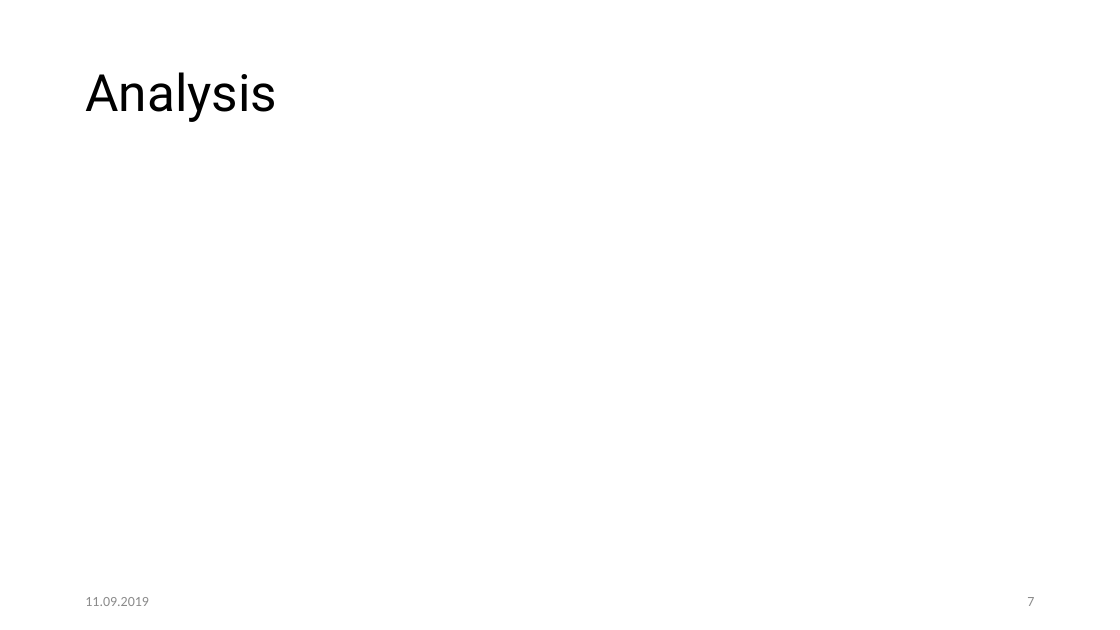
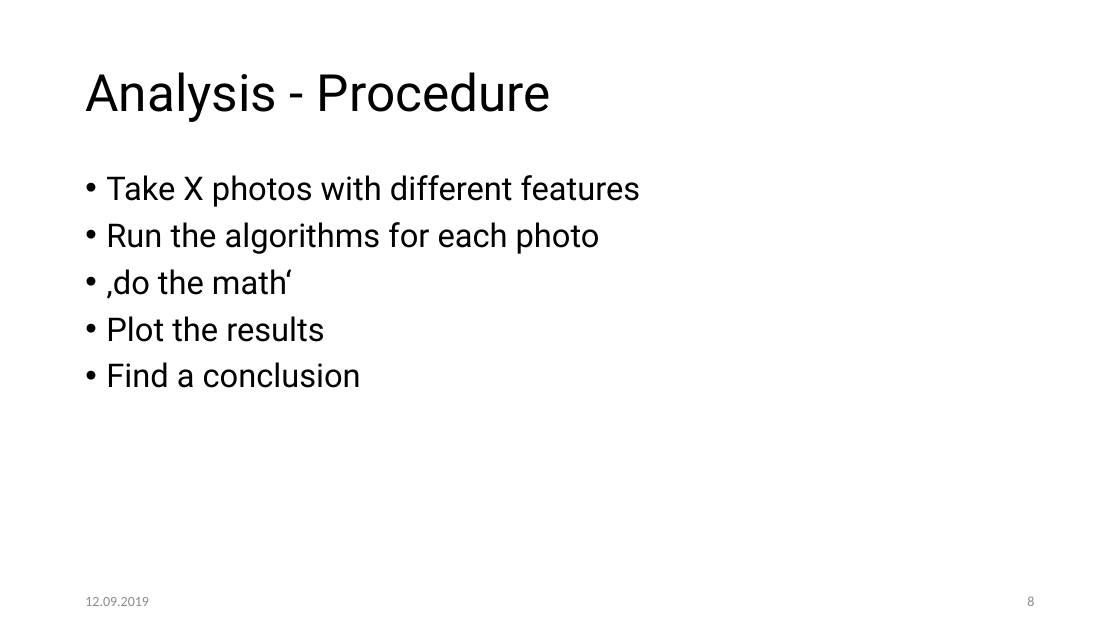
Before and after one commit to SarahBoening/Watermarking-Project, a slide deck: slide 8 of presentation/Presentation Group11.pptx (slide 7 before the commit). Drawn at 1120x630 pixels with LibreOffice and Linux fonts; fonts in the diff are those of the drawing; background and template pictures are left out. Boxes give left, top, right and bottom in pixels: in the first picture for what was removed or moved away, otherwise in the second. Text is boxed around its words. In the diff, an @@ line names an element or a change of style, - is before the commit and + after.

```diff
--- a/presentation/Presentation Group11.pptx
+++ b/presentation/Presentation Group11.pptx
@@ title at <box>85,72,551,122</box>: text changed @@
-Analysis
+Analysis - Procedure
@@ text added at <box>106,175,641,388</box>, 28 pt, text #000000 @@
+• Take X photos with different features
+• Run the algorithms for each photo
+• ‚do the math‘
+• Plot the results
+• Find a conclusion
@@ text at <box>85,597,149,606</box>: text changed @@
-11.09.2019
+12.09.2019
@@ page number at <box>1027,596,1034,606</box>: text changed @@
-7
+8
```
Also in this commit, not shown: 5 other slides changed, 6 slides added, 7 other files.
